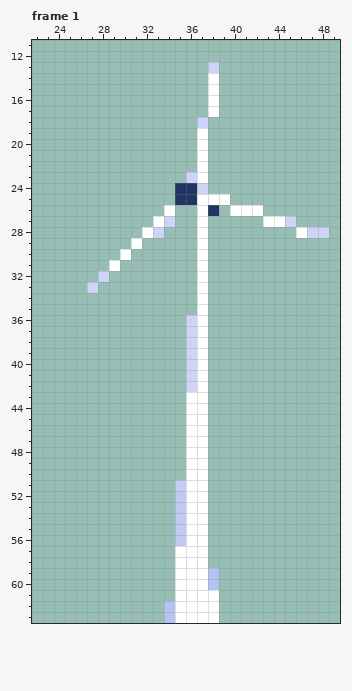
Pixel-art file: aseprites/windmill.aseprite. That is the earlier state.
64x64 pixels, 7 frames. Colours within 5 levels of each other are drawn and written as one. Shown: frame 1: x 22..49, y 11..63. The commit also changed other frames, which this record leaves out.
And afterwards:
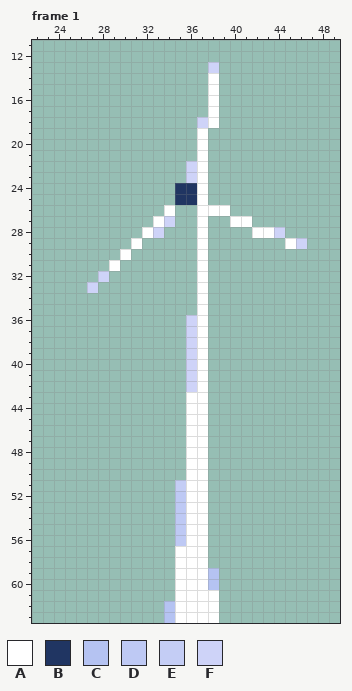
Palette (. is transparent): A #ffffff  B #203562  C #b5c3f2  D #bec9f4  E #c4cdf5  F #ced3f8
Log entry: windmill anim and scene
Change:
layer "Tower" added
layer "Blades" added
layer "Flattened" added
layer "Windmill/Blades" removed
layer "Windmill/Hub" removed
--- frame 1
@@ x 36..40 @@
 17 ..A..
-18 .F...
+18 .FA..
 19 .A...
@@ x 34..49 @@
 21 ...A............
-22 ...A............
+22 ..FA............
 23 ..FA............
-24 .BBF............
-25 .BBAAA..........
-26 A..AB.AAA.......
-27 F..A.....AAF....
-28 ...A........AFF.
-29 ...A............
+24 .BBA............
+25 .BBA............
+26 A..AAA..........
+27 F..A..AA........
+28 ...A....AAF.....
+29 ...A.......AF...
 30 ...A............
Pixel boxes of the changes (left, top, right, bottom) in both pictures:
changed: (186, 117, 329, 249)
